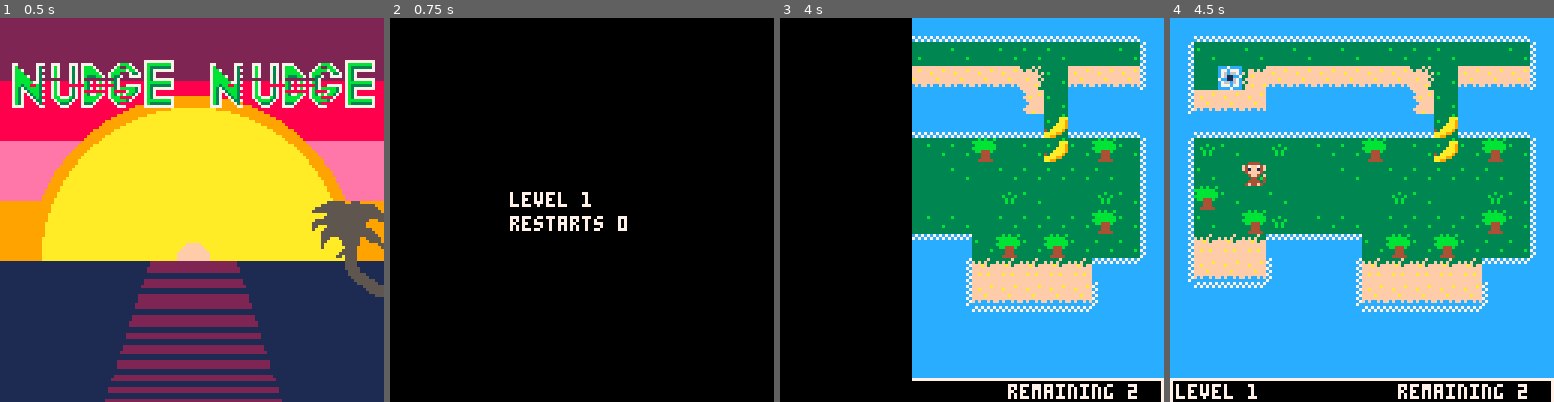
Above: before the commit, frames 1-4 (left to right).
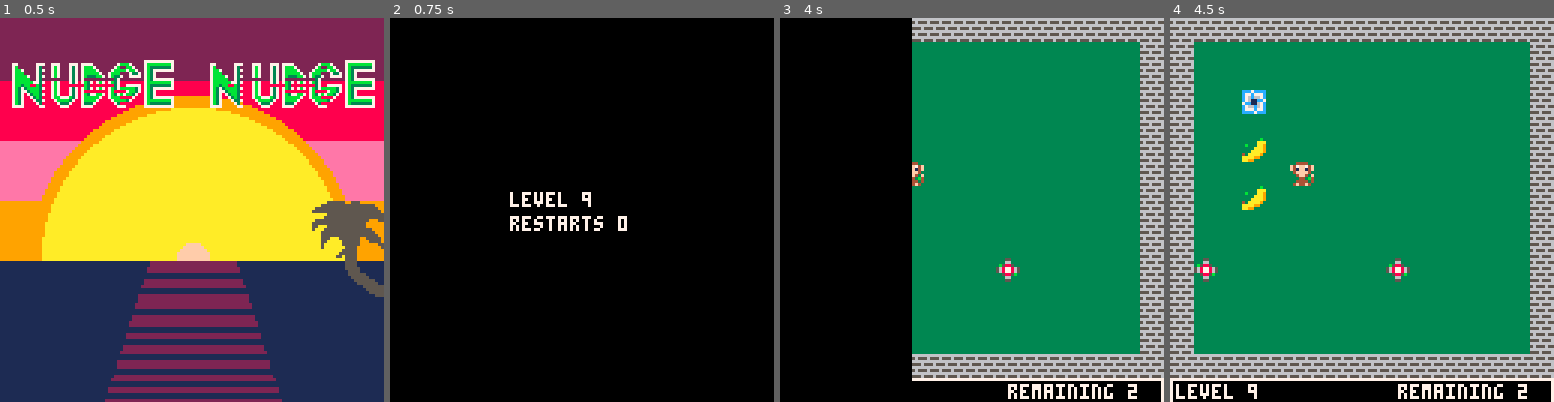
Above: after the commit, the same moments.

Repository: jlbeard84/pico8-nudge-nudge
Game: PICO-8 cartridge nudge-nudge.p8
Two runs of this game, one before a commit and one after it. Both use one fixed random seed, a clock stepped at 60 frames per second and the inputs below.
Inputs:
- Up to frame 1 (0.5 s): tap X (X key) at 0.33 s
- Up to frame 2 (0.75 s): no input
- Up to frame 3 (4 s): tap X (X key) at 1.07, 1.85, 2.97 s; hold Right 1.6-2.1 s; hold Up 2.15-2.42 s; hold Right 2.47-3.03 s; hold Left 3.08-3.58 s; hold Down 3.63-3.97 s
- Up to frame 4 (4.5 s): hold Right from 4.02 s (still down); tap X (X key) at 4.08 s

Frame 1 is identical in both runs. In frame 2, less than 0.1% of the frame differs, in the area x 50-53%, y 45-50%; in frame 3, 41%; in frame 4, 65%, in the area x 0-100%, y 0-100%.

Commit message:
More sounds

Diff:
--- a/nudge-nudge.p8
+++ b/nudge-nudge.p8
@@ -6,7 +6,7 @@
 
 --gamestates:1=load,2=transitionin,3=game,4=transitionout,5=title,6=titleload
 
-level=0
+level=8
 gridsquare=8
 floorsprite=7
 restartcount=0
@@ -20,6 +20,9 @@
 mapsperrow=8
 fireballcount=30
 fireballspeed=3
+isdead=false
+deadcount=0
+deadcountmax=30
 
 player={}
 player.x=0
@@ -84,6 +87,7 @@
 
 	shooters={}
 	fireballs={}
+	isdead=false
 
 	if isrestart==false then
 		initialblocks={}
@@ -154,9 +158,9 @@
 end
 
 function killplayer()
-	isrestart=true
-	restartcount+=1
-	gamestate=4
+	isdead=true
+	music(-1)
+	sfx(1)
 end
 
 function moveplayer()
@@ -260,6 +264,7 @@
 		end
 
 		add(fireballs, {x=firex,y=firey,dir=firedir,i=0})
+		sfx(2)
 	end
  end
 
@@ -272,7 +277,8 @@
 
  if fget(mget(getsprrelxpos(player.x),getsprrelypos(player.y)),0)==true then
  	player.x-=mvmtx
- 	player.y-=mvmty
+	player.y-=mvmty
+	sfx(0)
  	return
  end
 
@@ -289,6 +295,8 @@
 
 					if blockcount==0 then
 						levelfinished=true
+					else
+						sfx(3)
 					end
 
 					return
@@ -301,7 +309,7 @@
 					block.y-=mvmty
 					player.x-=mvmtx
 					player.y-=mvmty
-
+					sfx(0)
 					return
 				end
 
@@ -313,6 +321,7 @@
 						block.y-=mvmty
 						player.x-=mvmtx
 						player.y-=mvmty
+						sfx(0)
 						return
 					end
 				end
@@ -323,6 +332,7 @@
 						block.y-=mvmty
 						player.x-=mvmtx
 						player.y-=mvmty
+						sfx(0)
 						return
 					end
 				end
@@ -330,6 +340,7 @@
 				if checkedgecollision(block)==true or solidblock==true then
 					player.x-=mvmtx
 					player.y-=mvmty
+					sfx(0)
 				end
 
 				return
@@ -416,6 +427,7 @@
 		if stateincrementor > statetransitionmax then
 			stateincrementor=0
 			gamestate=3
+			music(0)
 		end
 
 	elseif gamestate==3 then
@@ -423,7 +435,22 @@
 		if blockcount==0 then
 			isrestart=false
 			gamestate=4
+			music(-1)
+			sfx(4)
 			return
+		end
+
+		if isdead==true then
+			if deadcount > deadcountmax then
+				isrestart=true
+				restartcount+=1
+				gamestate=4
+				deadcount=0
+				return
+			else
+				deadcount+=1
+				return
+			end
 		end
 
 		if btnp(5) then
@@ -498,7 +525,9 @@
 
 	ps=1
 
-	if playerdir==0 then
+	if isdead==true then
+		ps=43
+	elseif playerdir==0 then
 		ps=playersprleft[playerspr]
 	elseif playerdir==1 then
 		ps=playersprright[playerspr]
@@ -635,12 +664,12 @@
 33444443fffffffffffffff3ffffffff3fffffff3f333333fffffffcffffffffccffafffcccccccc33333333ffffff333fffffffff44444f33333333f33333f3
 00444400004444000044444004444400fbb3fbff66666666000550000000000000a080a000000000000880000000000000000000000000000000000000000000
 f47ff74ff444444ff44fff7007fff44fb33bb3bf565556550006600000a98aa009a989a099989800009aaa000000000000000000000000000000000000000000
-f41ff14ff444444ff44fff1ff1fff44f3fb3bb3b6666666600588500098a8888098a88a00a8a9aa0099a99900000000000000000000000000000000000000000
-04ffff4004444440044ffffffffff440fb3443b3555655565687786588aa999008aaaa80999aa9a8098998800000000000000000000000000000000000000000
-004ff400004444000044f440044f4400b3f55f3b66666666568778658aa9aaaa0aa9a99008aa9aa80a9aa8a00000000000000000000000000000000000000000
-000440f44f0440004f044000000440f43ff44ff3565556550058850008aa999008aa9a80aaaaaa90088889900000000000000000000000000000000000000000
-00f44f044044440040444f0000f44404fff55fff6666666600066000009aa888009aaa000888a80008a98a900000000000000000000000000000000000000000
-04444440044444400444444004444440fff44fff555655560005500000000000000880000000000000a080900000000000000000000000000000000000000000
+f41ff14ff444444ff44fff1ff1fff44f3fb3bb3b6666666600588500098a8888098a88a00a8a9aa0099a99900044440000000000000000000000000000000000
+04ffff4004444440044ffffffffff440fb3443b3555655565687786588aa999008aaaa80999aa9a809899880f4ffff4f00000000000000000000000000000000
+004ff400004444000044f440044f4400b3f55f3b66666666568778658aa9aaaa0aa9a99008aa9aa80a9aa8a0f88ff88f00000000000000000000000000000000
+000440f44f0440004f044000000440f43ff44ff3565556550058850008aa999008aa9a80aaaaaa900888899004ffff4000000000000000000000000000000000
+00f44f044044440040444f0000f44404fff55fff6666666600066000009aa888009aaa000888a80008a98a90004ff40000000000000000000000000000000000
+04444440044444400444444004444440fff44fff555655560005500000000000000880000000000000a080900444444000000000000000000000000000000000
 00000000000000000000000000000000000000000000000000000000000000000000000000000000000000000000000000000000000000000000000000000000
 00000000000000000000000000000000000000000000000000000000000000000000000000000000000000000000000000000000000000000000000000000000
 00000000000000000000000000000000000000000000000000000000000000000000000000000000000000000000000000000000000000000000000000000000
@@ -844,7 +873,7 @@
 
 
 __gff__
-0008040404020100080808010101010001000000000000000000000000010000080808080101102020202000000000000000000000000000000000000000000000000000000000000000000000000000000000000000000000000000000000000000000000000000000000000000000000000000000000000000000000000000
+0008040404020100080808010101010001000000000000000000000000010000080808080101102020202008000000000000000000000000000000000000000000000000000000000000000000000000000000000000000000000000000000000000000000000000000000000000000000000000000000000000000000000000
 0000000000000000000000000000000000000000000000000000000000000000000000000000000000000000000000000000000000000000000000000000000000000000000000000000000000000000000000000000000000000000000000000000000000000000000000000000000000000000000000000000000000000000
 __map__
 0e0d0d0d0d0d0d0d0d0d0d0d0d0d0d0e0e0e0e0e0e0e0e0e0e0e0e0e0d0d0d0e0e0e0e0e0e0e0e0e0e0e0e0e0e0e0e0e11111111111111111111120f0f0f070f0e0e0e0e0e0e0e0e0e0e0e0e0e0e0e0e0e0e0e0e0e0e0e0e0e0e0e0e0e0e0e0e1010101010252525252525250e0e06250e0e0e0e25252525252525250e0e0e0e
Not shown, changed: the music (__music__) section of nudge-nudge.p8
Not shown, changed: the sound effects (__sfx__) section of nudge-nudge.p8
